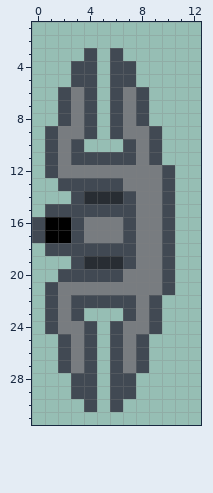
Edited in one commit: pixel-art sprite (resources/textures/wall_launcher_left.png). Above is the file before it was changed.
The file is 32x32 pixels. Shown: x 0..12, y 1..31.
And afterwards:
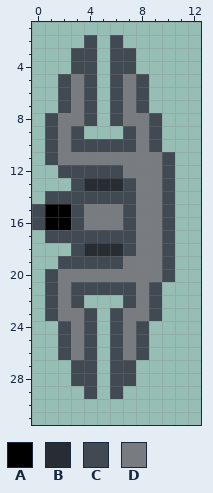
Palette (. is transparent): A #000000  B #282d33  C #414953  D #787c80
What changed:
y 2: x 4 . -> C; x 6 . -> C
y 3: x 3 . -> C; x 7 . -> C
y 5: x 2..3 .C -> CD; x 7..8 C. -> DC
y 8: x 1..2 .C -> CD; x 8..9 C. -> DC
y 9: x 3..4 DC -> C.; x 6..7 CD -> .C
y 10: x 4..6 ... -> CCC
y 11: x 3..7 CCCCC -> DDDDD; x 9..10 C. -> DC
y 12: x 1..6 CDDDDD -> .CCCCC
y 13: x 2 C -> .; x 4..7 CCCD -> BBBC
y 14: x 1..2 .. -> CC; x 4..6 BBB -> CCC
y 15: x 0..2 .CC -> CAA; x 4..6 CCC -> DDD
y 17: x 0..2 CAA -> .CC; x 4..6 DDD -> CCC
y 18: x 1..2 CC -> ..; x 4..6 CCC -> BBB
y 19: x 2 . -> C; x 4..7 BBBC -> CCCD
y 20: x 1..6 .CCCCC -> CDDDDD
y 21: x 3..7 DDDDD -> CCCCC; x 9..10 DC -> C.
y 22: x 4..6 CCC -> ...
y 23: x 3..4 C. -> DC; x 6..7 .C -> CD
y 24: x 1..2 CD -> .C; x 8..9 DC -> C.
y 27: x 2..3 CD -> .C; x 7..8 DC -> C.
y 29: x 3 C -> .; x 7 C -> .
y 30: x 4 C -> .; x 6 C -> .
